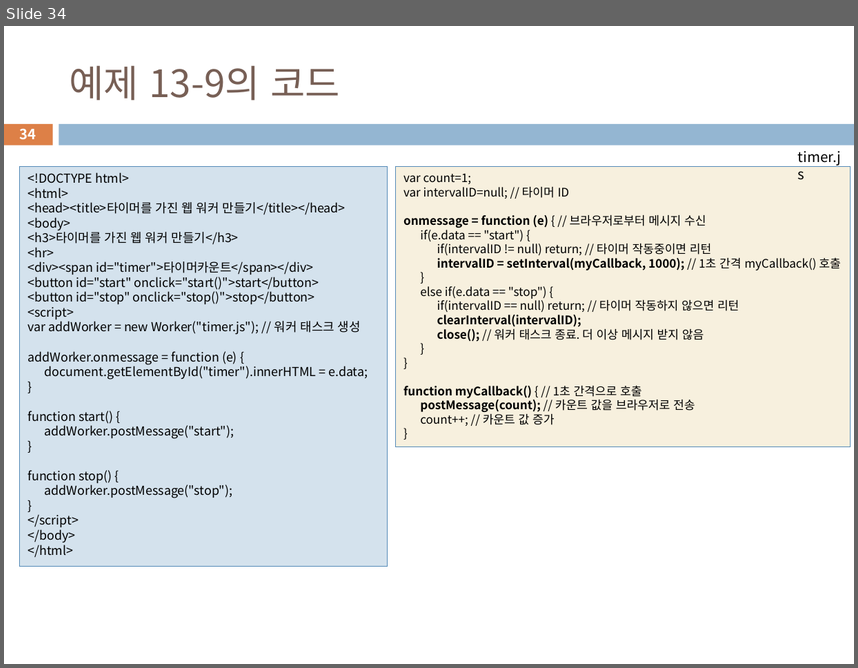
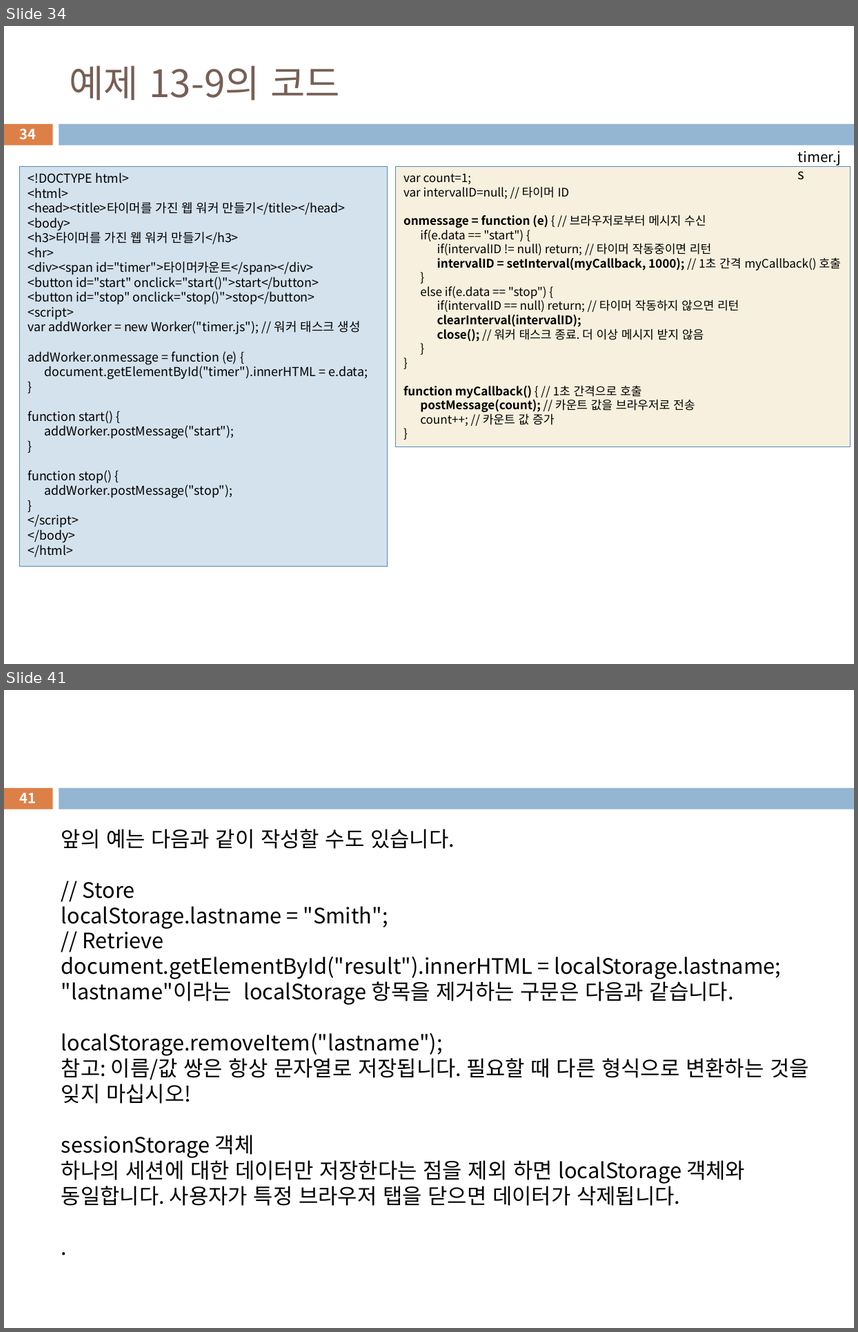
Before and after one commit to rasz60/ezen, a slide deck: 03_html_workspaces/chap13-HTMLAPI.pptx. Shown one above the other, each under a label of ours: slide 34 before the commit, slides 34 and 41 after it; the slides between them are not shown. The pictures are 858x668 and 858x1332 pixels, drawn with LibreOffice and Linux fonts; fonts in the diff are those of the drawing. Boxes give left, top, right and bottom in pixels: in the first picture for what was removed or moved away, otherwise in the second. Text is boxed around its words. In the diff, an @@ line names an element or a change of style, - is before the commit and + after.

```diff
--- a/03_html_workspaces/chap13-HTMLAPI.pptx
+++ b/03_html_workspaces/chap13-HTMLAPI.pptx
@@ slide 41 added at [4,690,854,1328], background #FFFFFF; not listed: 2 template elements that a slide beside it also shows @@
@@ page number added at [20,793,36,803], 11.9 pt, text #FFFFFF, bold @@
+41
@@ text added at [61,829,809,1103], 18 pt, text #000000 @@
+앞의 예는 다음과 같이 작성할 수도 있습니다.
+// Store
+localStorage.lastname = "Smith";
+// Retrieve
+document.getElementById("result").innerHTML = localStorage.lastname;
+"lastname"이라는 localStorage 항목을 제거하는 구문은 다음과 같습니다.
+localStorage.removeItem("lastname");
+참고: 이름/값 쌍은 항상 문자열로 저장됩니다. 필요할 때 다른 형식으로 변환하는 것을 잊지 마십시오!
@@ text added at [61,1134,745,1205], 18 pt, text #000000 @@
+sessionStorage 객체
+하나의 세션에 대한 데이터만 저장한다는 점을 제외 하면 localStorage 객체와 동일합니다. 사용자가 특정 브라우저 탭을 닫으면 데이터가 삭제됩니다.
+.
```
Also in this commit, not shown: 6 other slides added, 55 other files.
